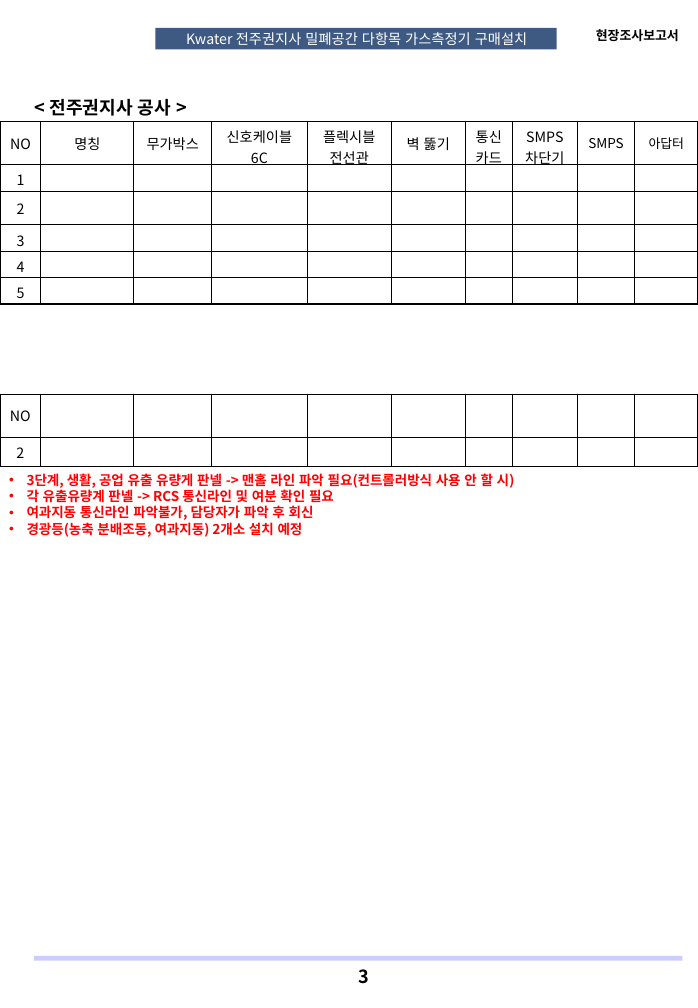
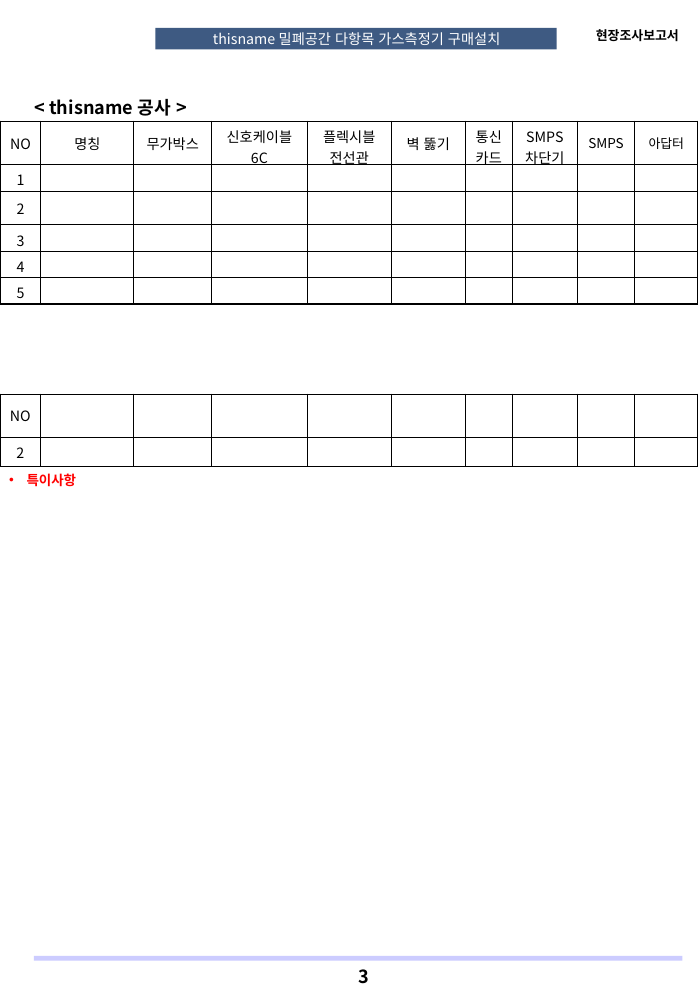
Before and after one commit to jeilkim/site-map, a slide deck: slide 3 of templates/report-template.pptx. Drawn at 698x1008 pixels with LibreOffice and Linux fonts; fonts in the diff are those of the drawing; background and template pictures are left out. Boxes give left, top, right and bottom in pixels: in the first picture for what was removed or moved away, otherwise in the second. Text is boxed around its words. In the diff, an @@ line names an element or a change of style, - is before the commit and + after.

```diff
--- a/templates/report-template.pptx
+++ b/templates/report-template.pptx
@@ text at [213, 32, 500, 45]: text changed @@
-Kwater 전주권지사 밀폐공간 다항목 가스측정기 구매설치
+thisname 밀폐공간 다항목 가스측정기 구매설치
@@ text at [49, 99, 171, 116]: text changed @@
-< 전주권지사 공사 >
+< thisname 공사 >
@@ text at [27, 473, 77, 487]: text changed @@
-• 3단계, 생활, 공업 유출 유량게 판넬 -> 맨홀 라인 파악 필요(컨트롤러방식 사용 안 할 시)
-• 각 유출유량계 판넬 -> RCS 통신라인 및 여분 확인 필요
-• 여과지동 통신라인 파악불가, 담당자가 파악 후 회신
-• 경광등(농축 분배조동, 여과지동) 2개소 설치 예정
+• 특이사항
```
Also in this commit, not shown: 5 other slides changed, 2 other files.
